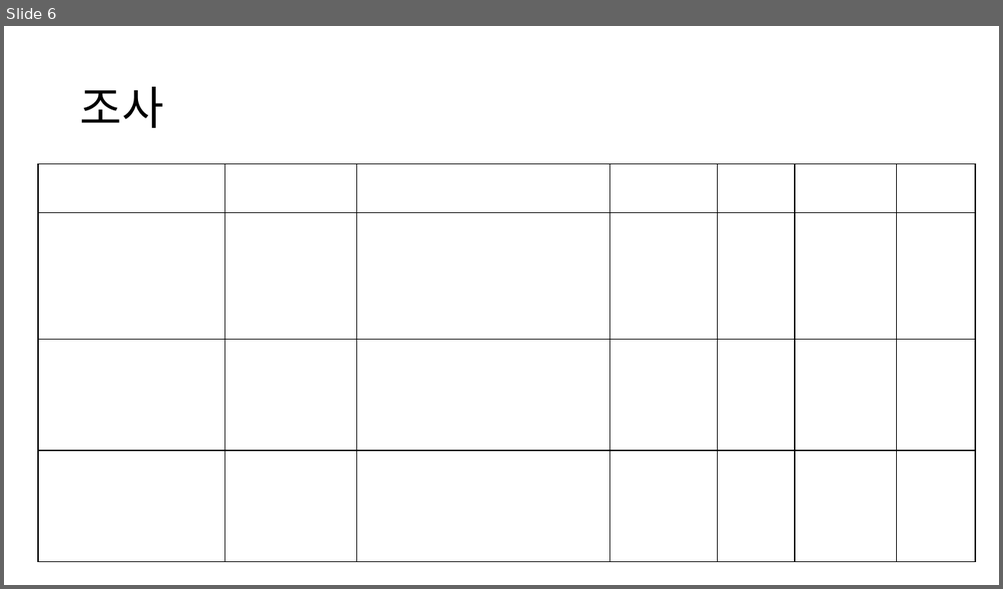
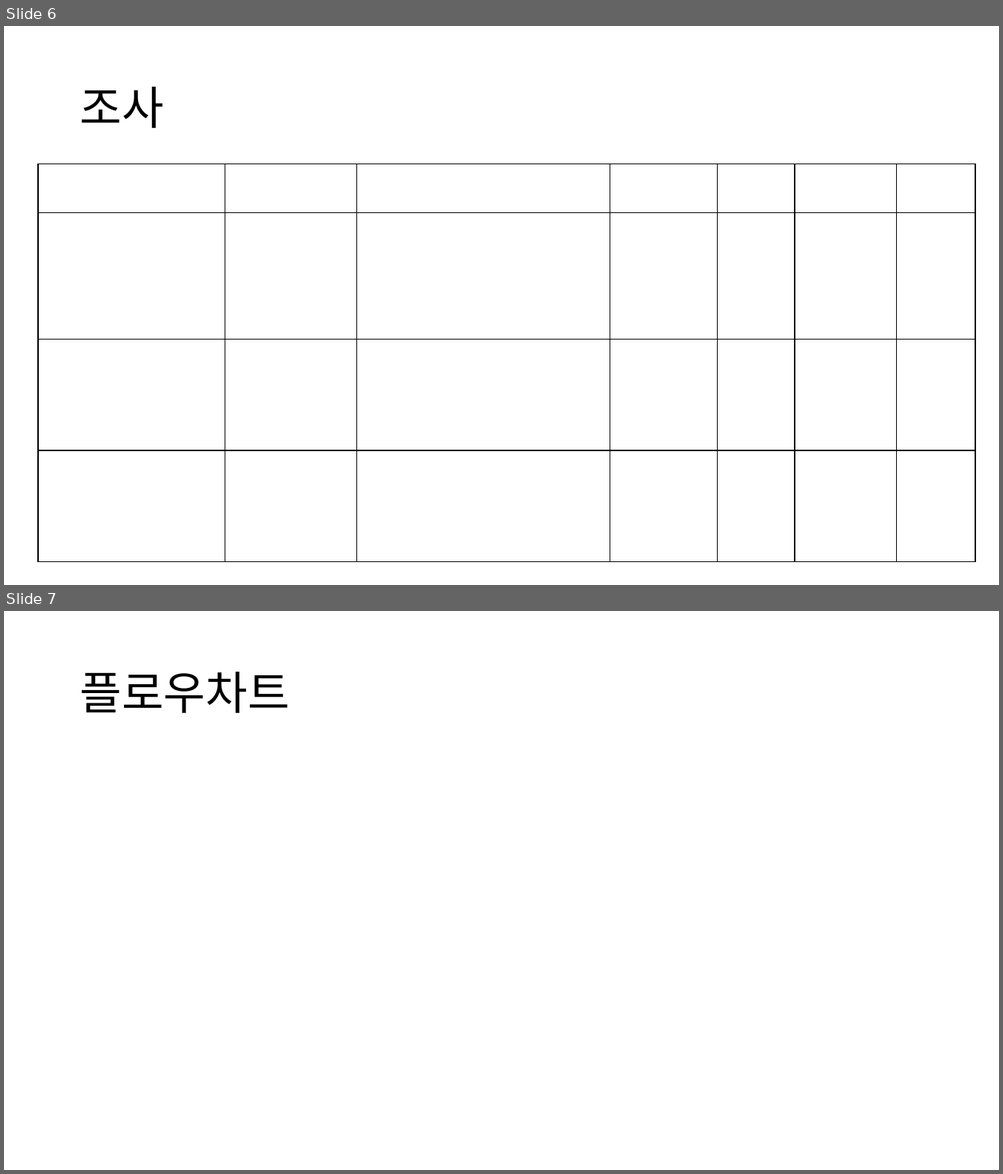
Before and after one commit to sang9831/webdev2022, a slide deck: 임베디드컴퓨팅 기말발표.pptx. Shown one above the other, each under a label of ours: slide 6 before the commit, slides 6 and 7 after it. The pictures are 1003x589 and 1003x1174 pixels, drawn with LibreOffice and Linux fonts; fonts in the diff are those of the drawing. Boxes give left, top, right and bottom in pixels: in the first picture for what was removed or moved away, otherwise in the second. Text is boxed around its words. In the diff, an @@ line names an element or a change of style, - is before the commit and + after.

```diff
--- a/임베디드컴퓨팅 기말발표.pptx
+++ b/임베디드컴퓨팅 기말발표.pptx
@@ slide 7 added at (4,611,999,1170), background #FFFFFF @@
@@ title added at (79,672,289,713), 44 pt, text #000000 @@
+플로우차트
```
Also in this commit, not shown: 1 slide changed, 3 other slides added, 1 other file.
